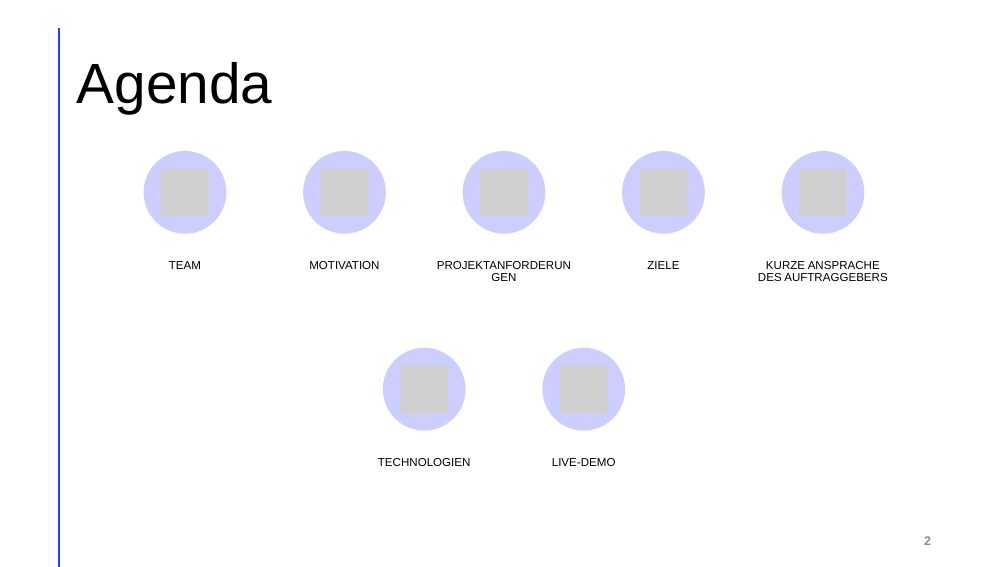
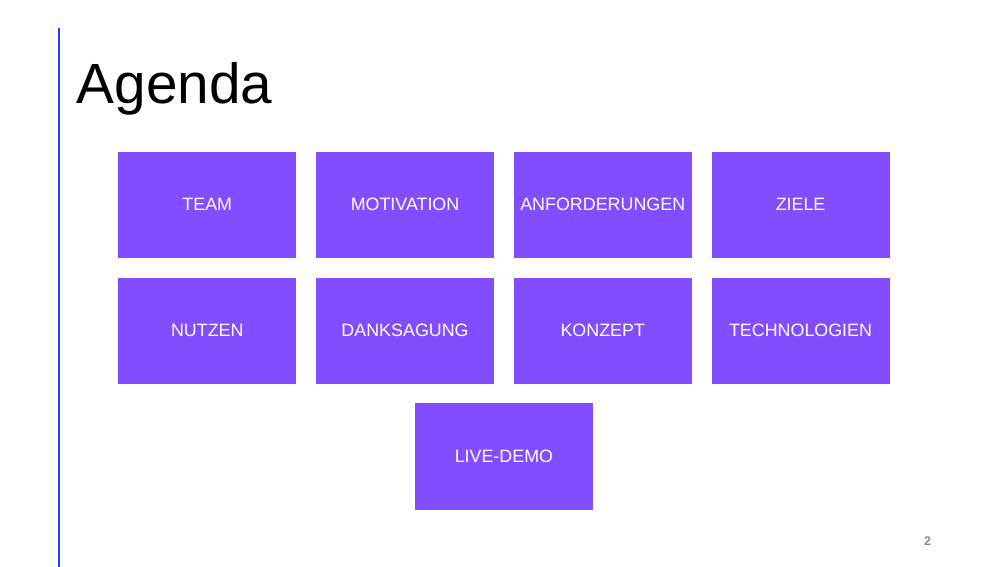
Before and after one commit to LegitesMax/multiflexlbkv, a slide deck: slide 2 of Präsentation/ProjectAward.pptx. Drawn at 1008x567 pixels with LibreOffice and Linux fonts; fonts in the diff are those of the drawing; grey boxes stand for pictures. Boxes give left, top, right and bottom in pixels: in the first picture for what was removed or moved away, otherwise in the second. Text is boxed around its words. In the diff, an @@ line names an element or a change of style, - is before the commit and + after.

```diff
--- a/Präsentation/ProjectAward.pptx
+++ b/Präsentation/ProjectAward.pptx
@@ text "TEAM" moved from (x1=169, y1=261, x2=201, y2=269) to (x1=182, y1=197, x2=232, y2=210) @@
@@ text "MOTIVATION" moved from (x1=309, y1=261, x2=379, y2=269) to (x1=351, y1=197, x2=460, y2=210) @@
@@ text "ZIELE" moved from (x1=647, y1=261, x2=679, y2=269) to (x1=776, y1=197, x2=826, y2=210) @@
@@ size 11 to 17 pt, text colour #000000 to #FFFFFF; more space between paragraphs; vertical alignment top to middle in 5 elements at (x1=455, y1=449, x2=553, y2=462), (x1=182, y1=197, x2=232, y2=210), (x1=351, y1=197, x2=460, y2=210), (x1=776, y1=197, x2=826, y2=210), (x1=729, y1=323, x2=872, y2=336) @@
@@ text "TECHNOLOGIEN" moved from (x1=378, y1=458, x2=471, y2=466) to (x1=729, y1=323, x2=872, y2=336) @@
@@ group removed at (x1=144, y1=151, x2=887, y2=431): 7 ellipses, 7 pictures, 2 texts @@
-PROJEKTANFORDERUNGEN
-KURZE ANSPRACHE DES AUFTRAGGEBERS
@@ text "LIVE-DEMO" moved from (x1=552, y1=458, x2=616, y2=466) to (x1=455, y1=449, x2=553, y2=462) @@
@@ group added at (x1=117, y1=151, x2=891, y2=511): 9 rectangles, 4 texts @@
+ANFORDERUNGEN
+NUTZEN
+DANKSAGUNG
+KONZEPT
```
Also in this commit, not shown: 1 slide added.
